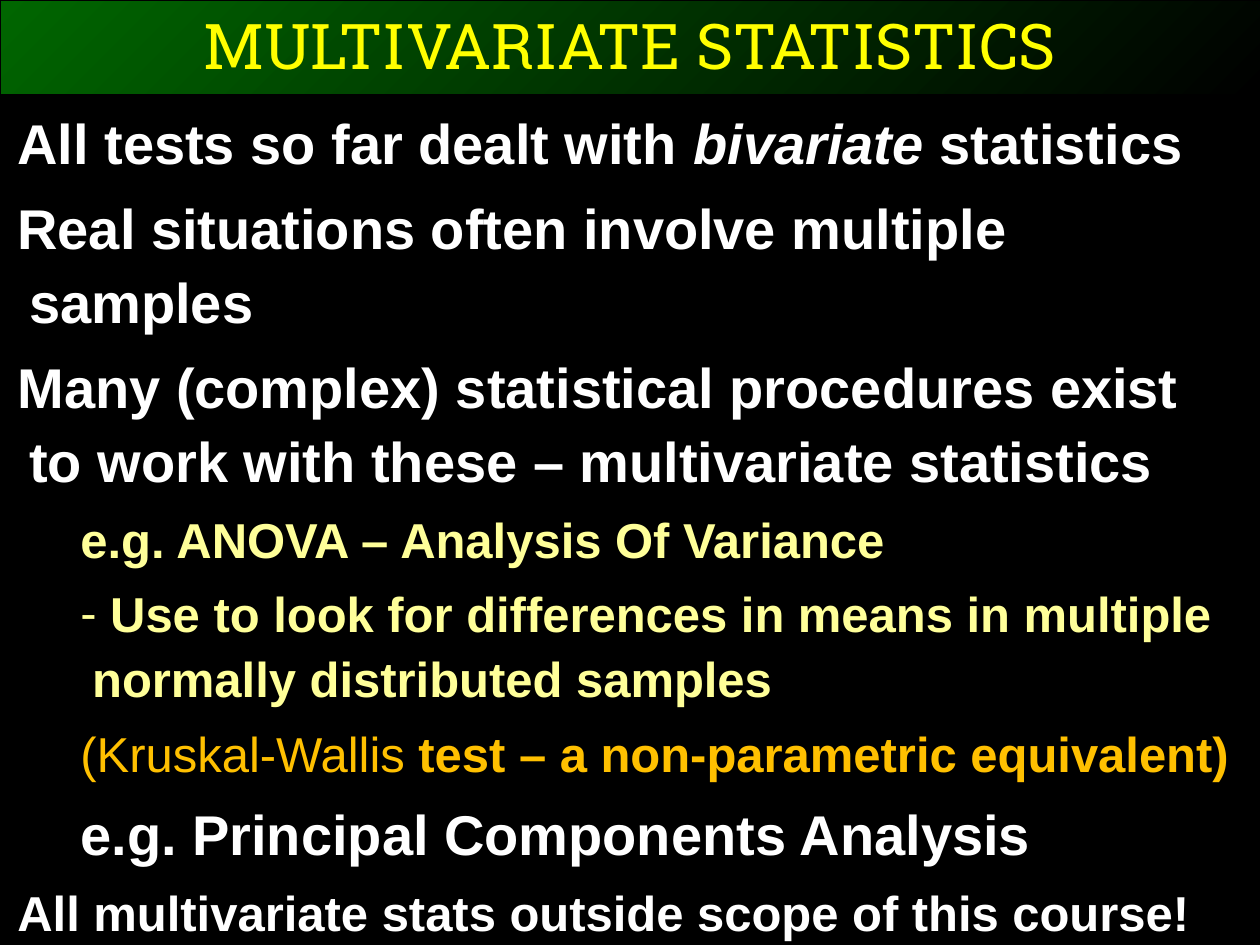
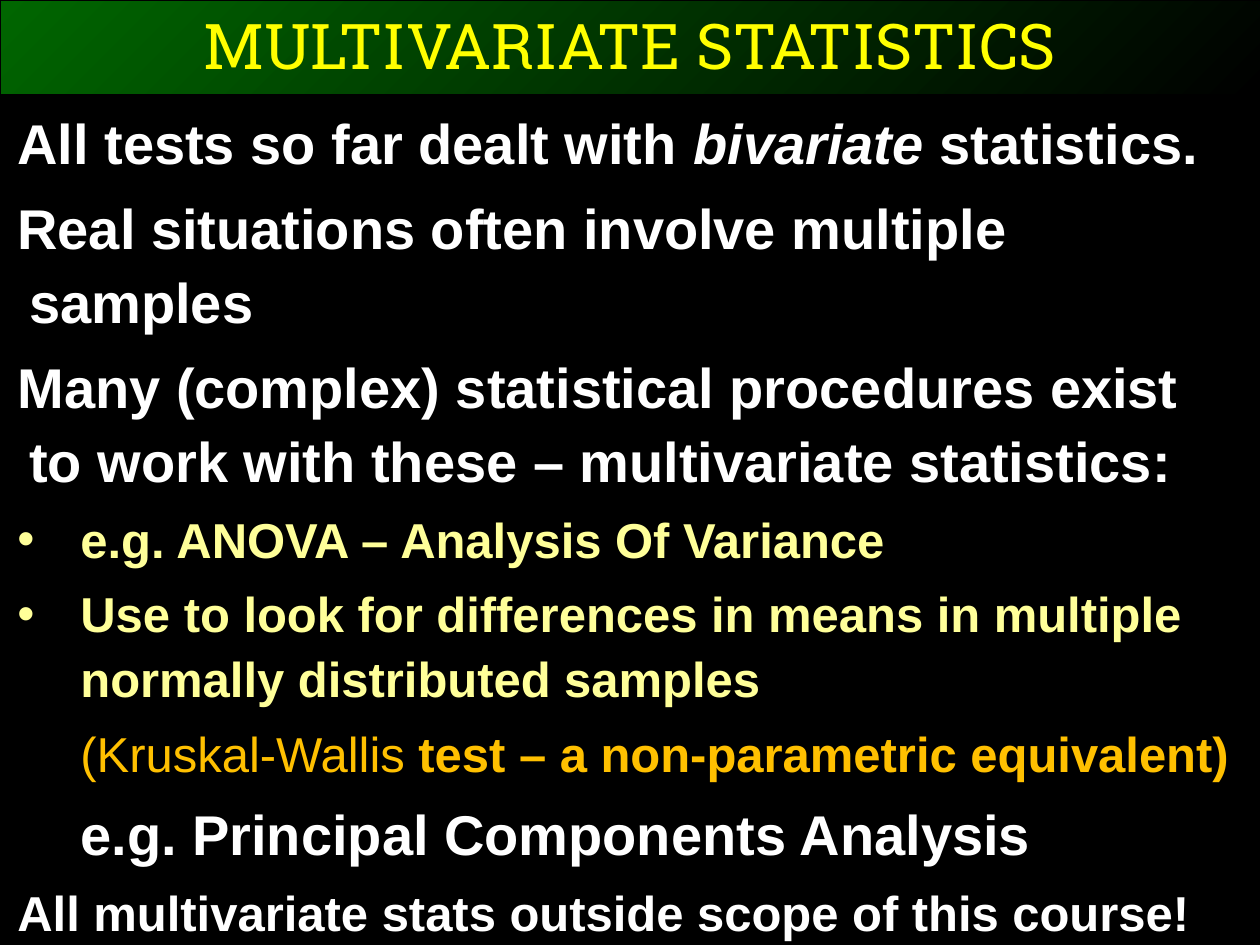
Before and after one commit to ggorman/Introduction-to-stats-for-geoscientists, a slide deck: slide 9 of slides/CSFG8.pptx. Drawn at 1260x945 pixels with LibreOffice and Linux fonts; fonts in the diff are those of the drawing. Boxes give left, top, right and bottom in pixels: in the first picture for what was removed or moved away, otherwise in the second. Text is boxed around its words. In the diff, an @@ line names an element or a change of style, - is before the commit and + after.

```diff
--- a/slides/CSFG8.pptx
+++ b/slides/CSFG8.pptx
@@ text at (17,123,1198,165): text changed @@
-All tests so far dealt with bivariate statistics
+All tests so far dealt with bivariate statistics.
@@ text at (17,367,1178,483): text changed @@
-Many (complex) statistical procedures exist to work with these – multivariate statistics
+Many (complex) statistical procedures exist to work with these – multivariate statistics:
@@ text at (80,522,1182,707): bullet none to •; list level 2 to 1 in "e.g. ANOVA – Analysis Of ..."; bullet - to •; list level 2 to 1 in "Use to look for differences ..." @@
```
Also in this commit, not shown: 9 other slides changed, 4 other files.
